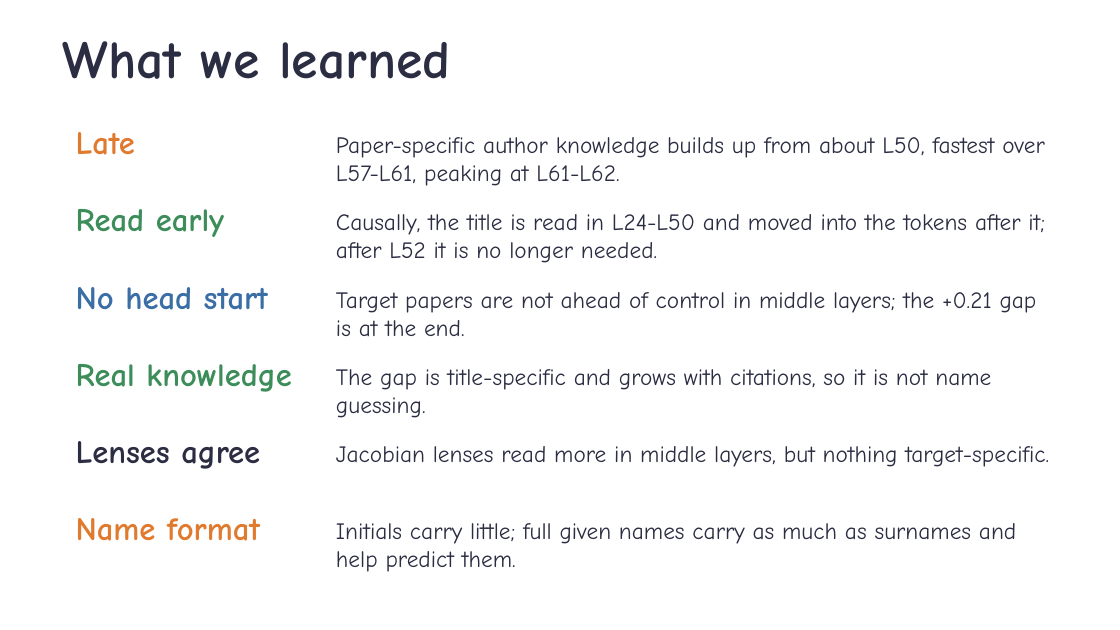
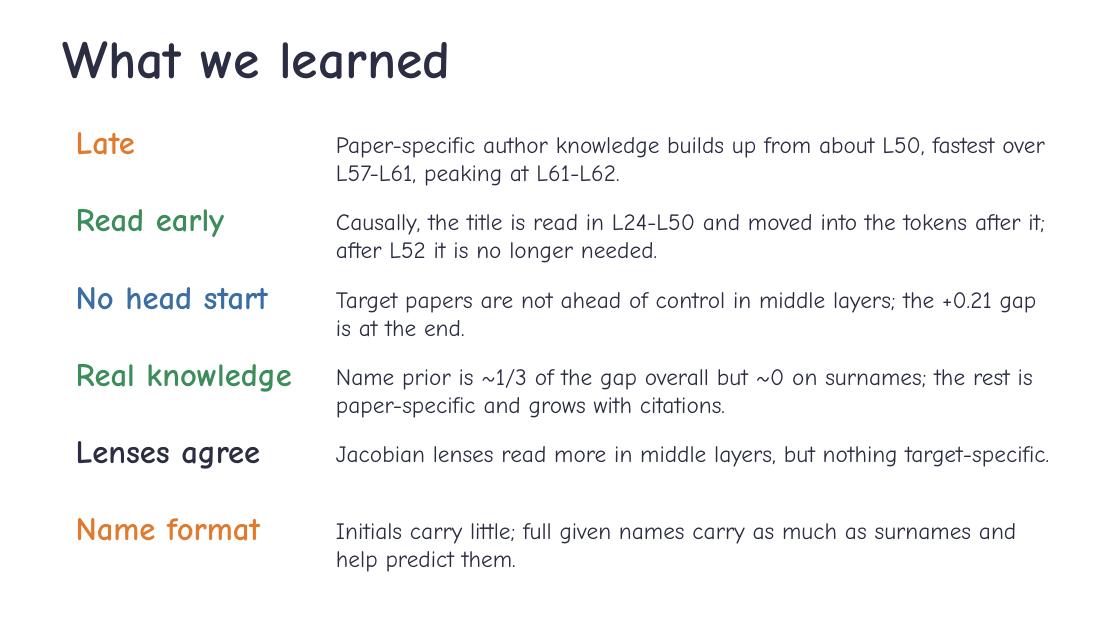
Before and after one commit to ZhiQ1/jlens-authorship-recall, a slide deck: slide 22 of experiment_files/351_stage10/reports/talk/Stage10_author_readout_talk.pptx (slide 20 before the commit). Drawn at 1120x630 pixels with LibreOffice and Linux fonts; fonts in the diff are those of the drawing; background and template pictures are left out. Boxes give left, top, right and bottom in pixels: in the first picture for what was removed or moved away, otherwise in the second. Text is boxed around its words. In the diff, an @@ line names an element or a change of style, - is before the commit and + after.

Commit message:
Stage 12 code; name-prior analysis and probe controls; report and talk updated

```diff
--- a/experiment_files/351_stage10/reports/talk/Stage10_author_readout_talk.pptx
+++ b/experiment_files/351_stage10/reports/talk/Stage10_author_readout_talk.pptx
@@ text at [336,369,1033,418]: text changed @@
-The gap is title-specific and grows with citations, so it is not name guessing.
+Name prior is ~1/3 of the gap overall but ~0 on surnames; the rest is paper-specific and grows with citations.
```
Also in this commit, not shown: 1 other slide changed, 2 slides added, 25 other files.
